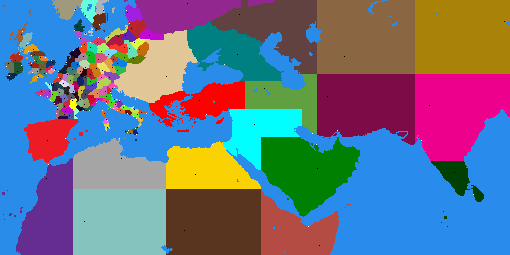
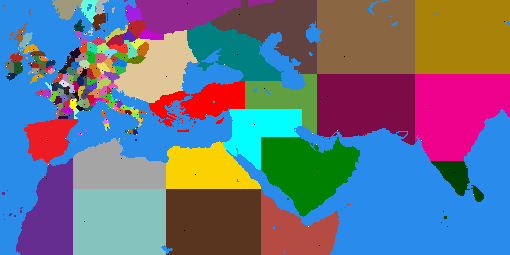
Two versions of the same layered image (510 × 255). Layer-by-layer changes:
painted on "map_regions" over [74, 130, 88, 141]
